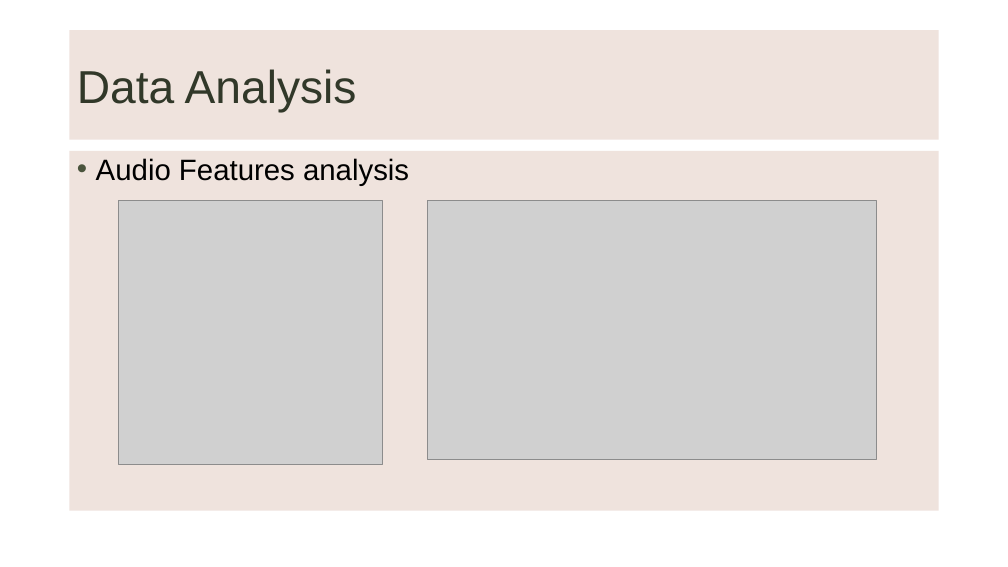
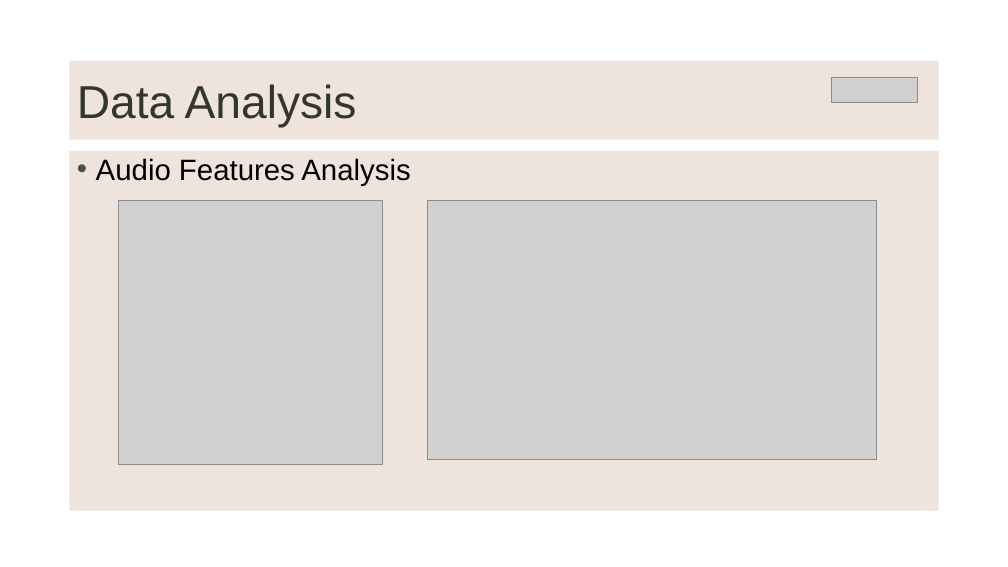
Before and after one commit to LievoisT/DataProject-Spotify, a slide deck: slide 5 of Spotify Data Analysis1.pptx (slide 4 before the commit). Drawn at 1008x567 pixels with LibreOffice and Linux fonts; fonts in the diff are those of the drawing; grey boxes stand for pictures; background and template pictures are left out. Boxes give left, top, right and bottom in pixels: in the first picture for what was removed or moved away, otherwise in the second. Text is boxed around its words. In the diff, an @@ line names an element or a change of style, - is before the commit and + after.

```diff
--- a/Spotify Data Analysis1.pptx
+++ b/Spotify Data Analysis1.pptx
@@ title "Data Analysis": place and size @@
-title "Data Analysis" at (70,30,939,140)
+title "Data Analysis" at (70,60,939,140)
@@ picture added at (831,77,917,103) @@
@@ text at (96,158,410,186): text changed @@
-• Audio Features analysis
+• Audio Features Analysis
```
Also in this commit, not shown: 8 other slides changed, 1 slide added, 21 other files.
